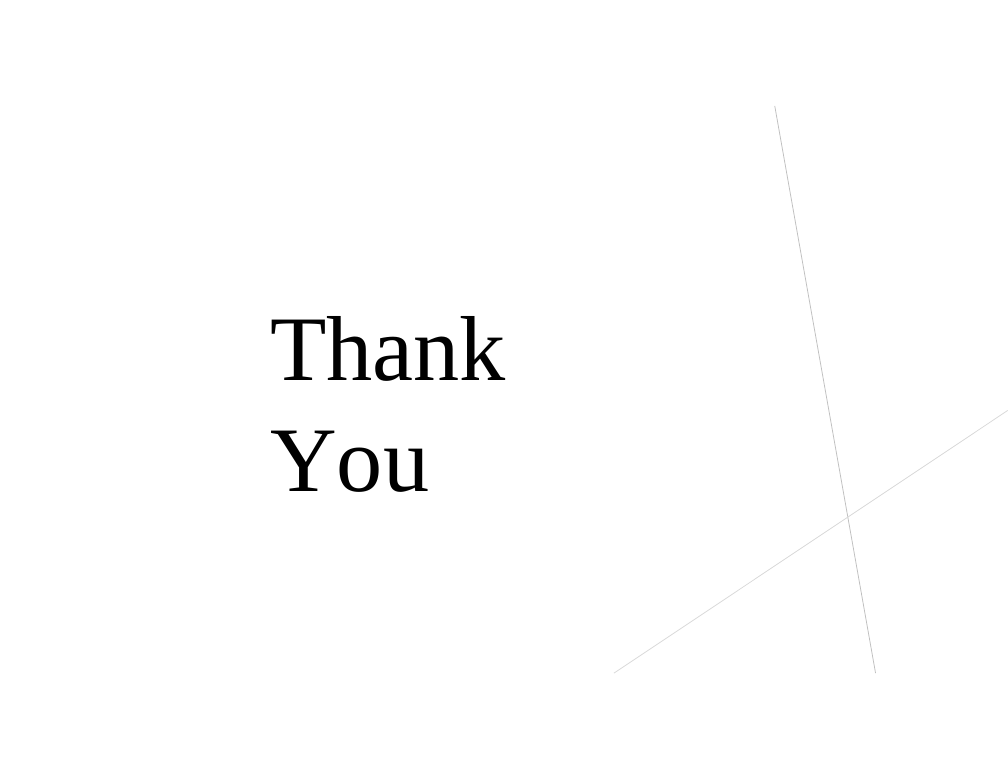
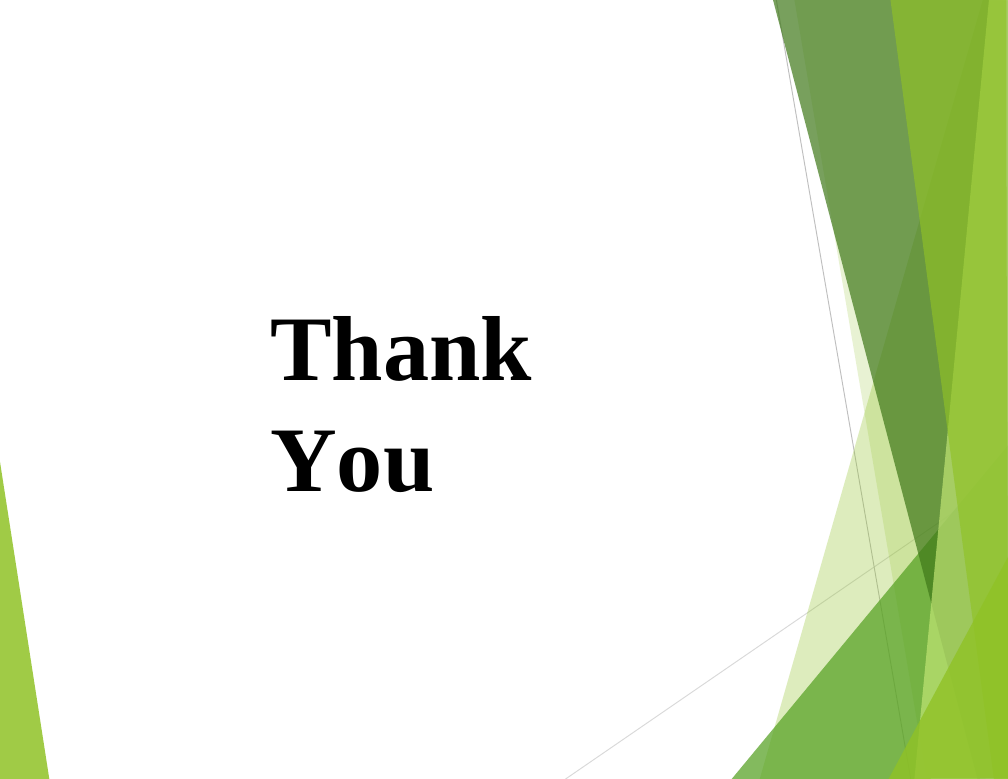
Before and after one commit to OmMTelrandhe/Cogni, a slide deck: slide 6 of IT_40_Om_Internship_Seminar.pptx (slide 5 before the commit). Drawn at 1008x779 pixels with LibreOffice and Linux fonts; fonts in the diff are those of the drawing; background and template pictures are left out. Boxes give left, top, right and bottom in pixels: in the first picture for what was removed or moved away, otherwise in the second. Text is boxed around its words. In the diff, an @@ line names an element or a change of style, - is before the commit and + after.

```diff
--- a/IT_40_Om_Internship_Seminar.pptx
+++ b/IT_40_Om_Internship_Seminar.pptx
@@ freeform shape: place and size @@
-freeform shape at (774,106,875,674)
+freeform shape at (760,0,1008,779)
@@ freeform shape at (760,0,1008,779): fill none to #90C226 at 30% opacity; outline #BFBFBF 0.6 pt to none @@
@@ title "Thank You" at (270,316,532,492): bold on @@
@@ freeform shape removed at (614,411,1008,674) @@
@@ group added at (0,0,1008,779): 7 freeform shapes, 2 lines @@
```
Also in this commit, not shown: 3 other slides changed, 2 slides added, 1 slide removed.
